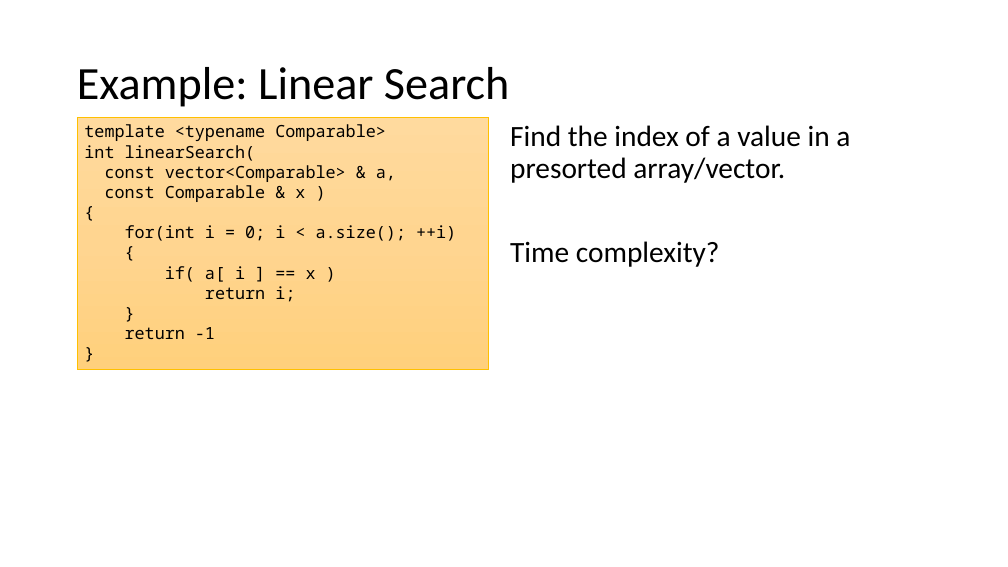
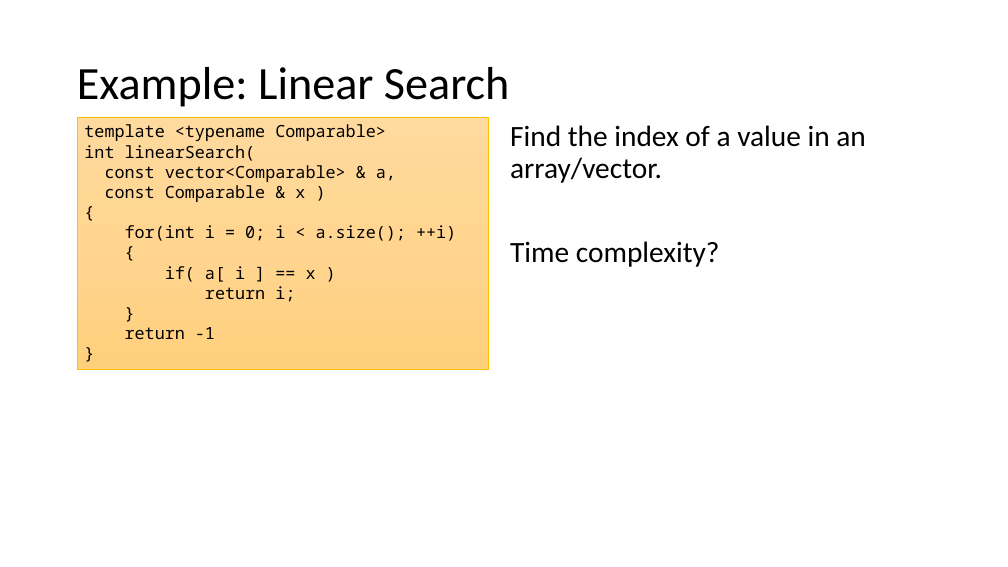
Before and after one commit to mhahsler/CS2341, a slide deck: slide 10 of Chapter2_Algorithm_Analysis/slides/Chapter2_Algorithm_Analysis.pptx. Drawn at 1008x567 pixels with LibreOffice and Linux fonts; fonts in the diff are those of the drawing. Boxes give left, top, right and bottom in pixels: in the first picture for what was removed or moved away, otherwise in the second. Text is boxed around its words. In the diff, an @@ line names an element or a change of style, - is before the commit and + after.

```diff
--- a/Chapter2_Algorithm_Analysis/slides/Chapter2_Algorithm_Analysis.pptx
+++ b/Chapter2_Algorithm_Analysis/slides/Chapter2_Algorithm_Analysis.pptx
@@ text at (510,125,865,183): text changed @@
-Find the index of a value in a presorted array/vector.
+Find the index of a value in an array/vector.
```
Also in this commit, not shown: 1 other file.
